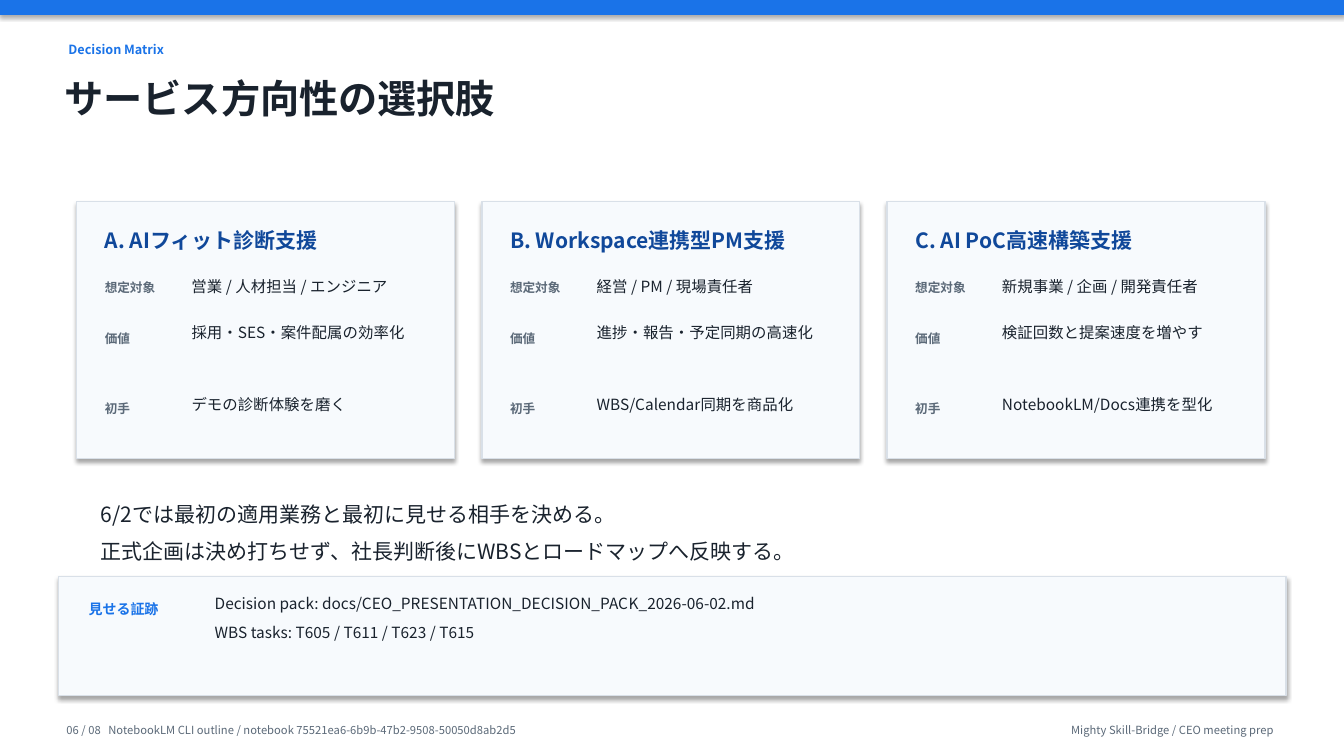
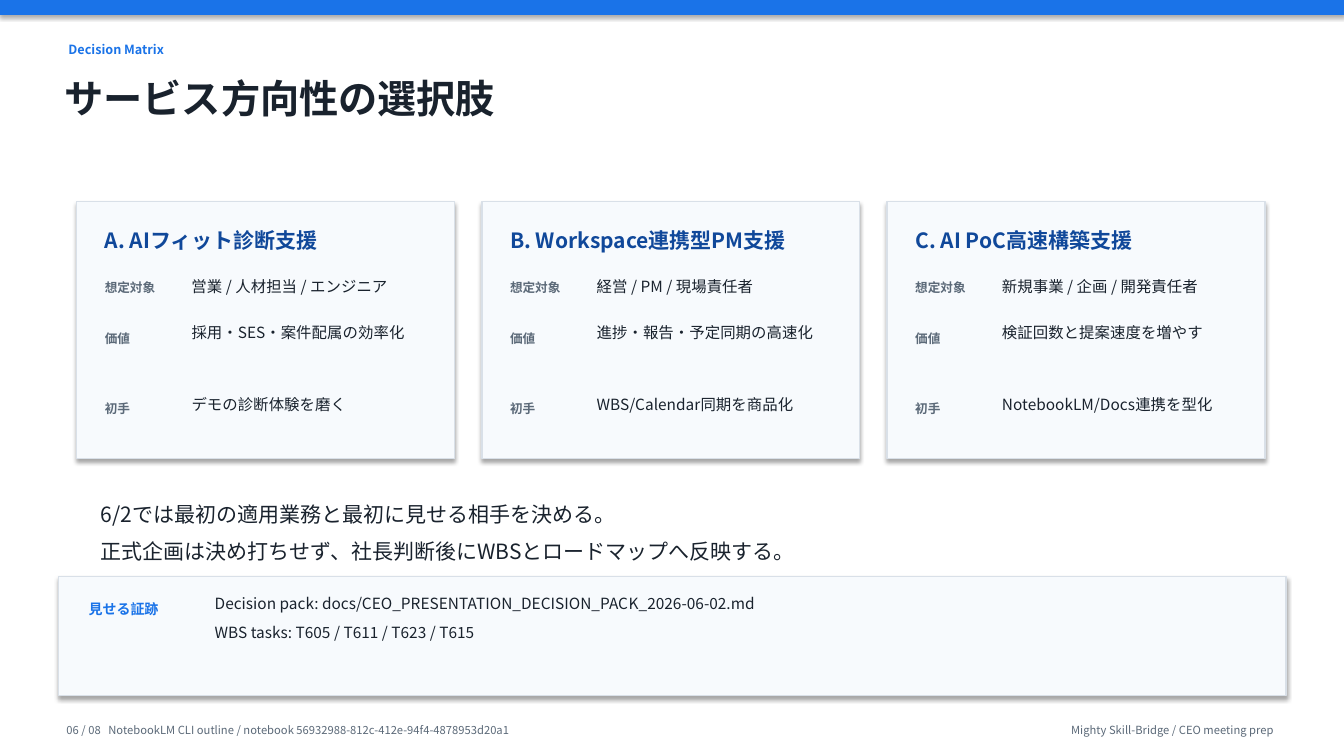
Before and after one commit to kanta13jp1/mighty-link-ai-connect, a slide deck: slide 6 of exports/knowledge_flow/mighty_skill_bridge_ceo_presentation_2026-06-02.pptx. Drawn at 1344x756 pixels with LibreOffice and Linux fonts; fonts in the diff are those of the drawing. Boxes give left, top, right and bottom in pixels: in the first picture for what was removed or moved away, otherwise in the second. Text is boxed around its words. In the diff, an @@ line names an element or a change of style, - is before the commit and + after.

```diff
--- a/exports/knowledge_flow/mighty_skill_bridge_ceo_presentation_2026-06-02.pptx
+++ b/exports/knowledge_flow/mighty_skill_bridge_ceo_presentation_2026-06-02.pptx
@@ text at (66, 725, 509, 734): text changed @@
-06 / 08 NotebookLM CLI outline / notebook 75521ea6-6b9b-47b2-9508-50050d8ab2d5
+06 / 08 NotebookLM CLI outline / notebook 56932988-812c-412e-94f4-4878953d20a1
```
Also in this commit, not shown: 7 other slides changed, 17 other files.
